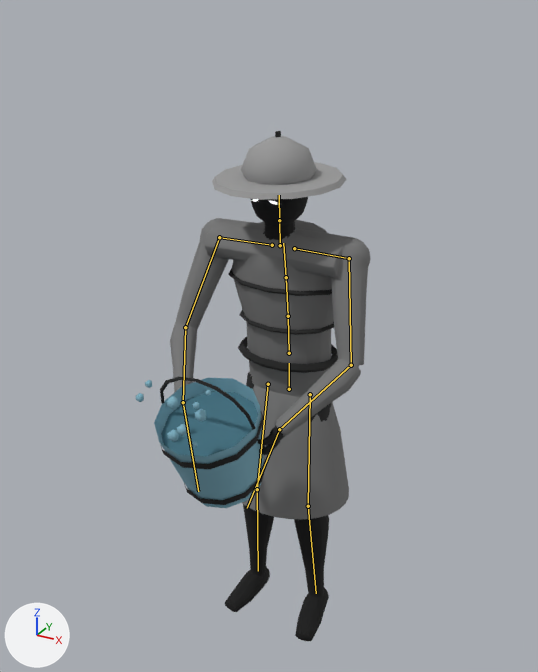
The FBX model animation/fbx/SK_Char_bucketguard.fbx: old version first, new version second.
Rendered twice from a camera (50 mm lens) standing at (1.05, -2.06, 2.17) and looking at (-0.05, -0.05, 1.16). Every picture has the same lights, and +X, +Y and +Z are marked at lower left. The first picture is the older version. The bones that change, and the others that lie on the model, are drawn over the model as lines.

Objects in the first picture: 'Body'.
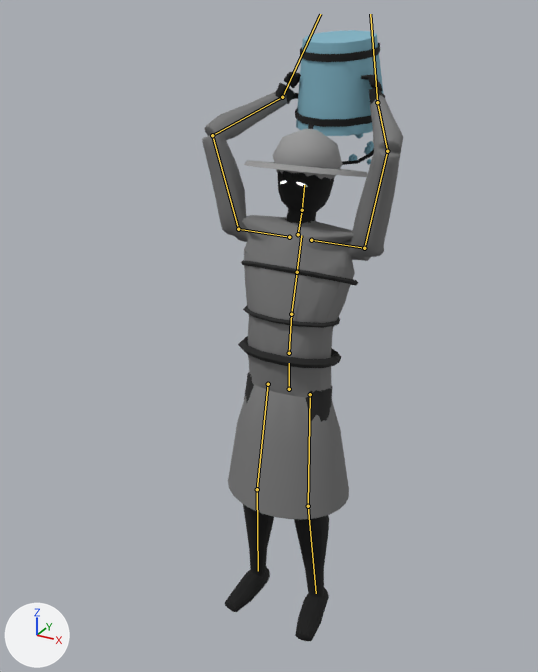
The newer file adds an action. The first version stands in its rest pose; the second is drawn at frame 15 of the action 'Rig|Chop'.

What the commit changed:
Bone 'Spine' (bone_spine) turns from (0, 0, 0) to (-10, 0, 0) degrees about its own x, y and z.
Bone 'Spine1' (bone_spine1) turns from (0, 0, 0) to (-12, 0, 0) degrees about its own x, y and z.
Bone 'Head' (bone_head) turns from (0, 0, 0) to (8, 0, 0) degrees about its own x, y and z.
Bone 'UpperArm.L' (bone_upperarm_l) turns from (0, 0, 0) to (-129, -39, 7) degrees about its own x, y and z.
Bone 'Forearm.L' (bone_forearm_l) turns from (0, 0, 0) to (-5, 20, 34) degrees about its own x, y and z.
Bone 'UpperArm.R' (bone_upperarm_r) turns from (0, 0, 0) to (-129, 39, -7) degrees about its own x, y and z.
Bone 'Forearm.R' (bone_forearm_r) turns from (0, 0, 0) to (-5, -20, -34) degrees about its own x, y and z.

Boxes [x1, y1, x2, y2] around the edits, measured in the pictures (538 x 672 px):
'Body', posed (14% narrower, 20% taller): before [136, 131, 371, 641]; after [202, 30, 403, 641]
bone 'Spine', root to tip: before (289, 353) to (288, 316); after (289, 353) to (291, 314)
bone 'Spine1', root to tip: before (288, 316) to (286, 277); after (291, 314) to (297, 272)
bone 'Head', root to tip: before (279, 220) to (279, 195); after (302, 210) to (304, 185)
bone 'UpperArm.L', root to tip: before (349, 258) to (351, 365); after (364, 248) to (387, 151)
bone 'Forearm.L', root to tip: before (351, 365) to (279, 429); after (387, 151) to (377, 102)
bone 'UpperArm.R', root to tip: before (219, 237) to (185, 327); after (238, 229) to (212, 135)
bone 'Forearm.R', root to tip: before (185, 327) to (183, 402); after (212, 135) to (282, 97)
